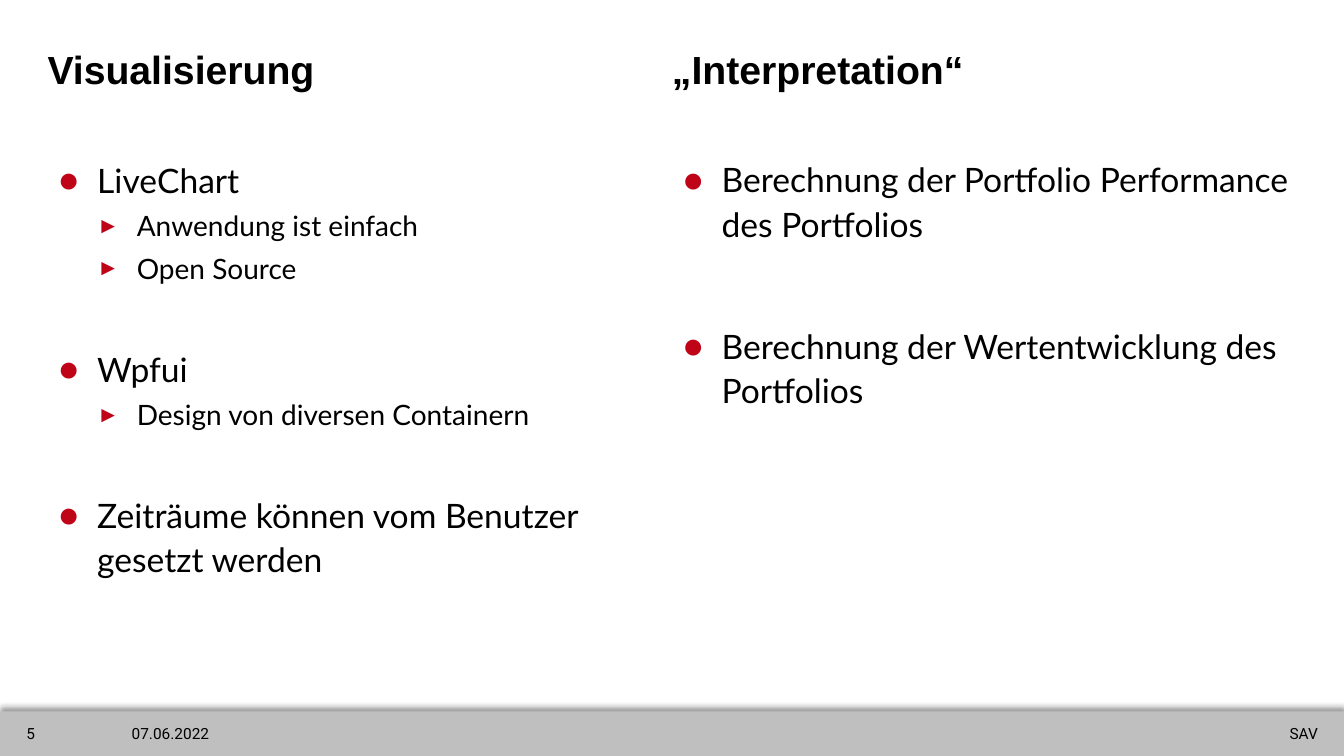
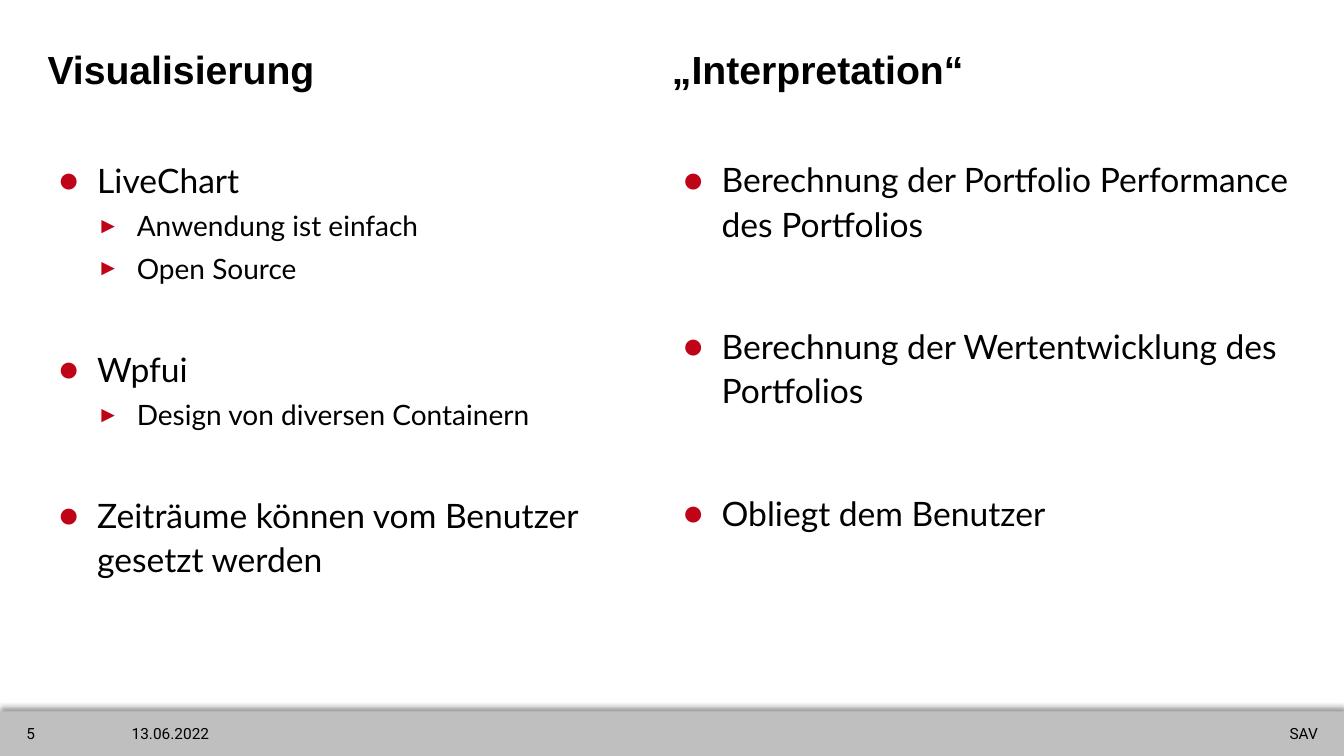
Before and after one commit to LeFunky-dev/SAV_Projekt, a slide deck: slide 5 of Portfolio_vergleich.pptx. Drawn at 1344x756 pixels with LibreOffice and Linux fonts; fonts in the diff are those of the drawing. Boxes give left, top, right and bottom in pixels: in the first picture for what was removed or moved away, otherwise in the second. Text is boxed around its words. In the diff, an @@ line names an element or a change of style, - is before the commit and + after.

```diff
--- a/Portfolio_vergleich.pptx
+++ b/Portfolio_vergleich.pptx
@@ text at box(722, 501, 1046, 532): paragraph added @@
+● Obliegt dem Benutzer
@@ text at box(132, 728, 209, 739): text changed @@
-07.06.2022
+13.06.2022
```
Also in this commit, not shown: 11 other slides changed.
